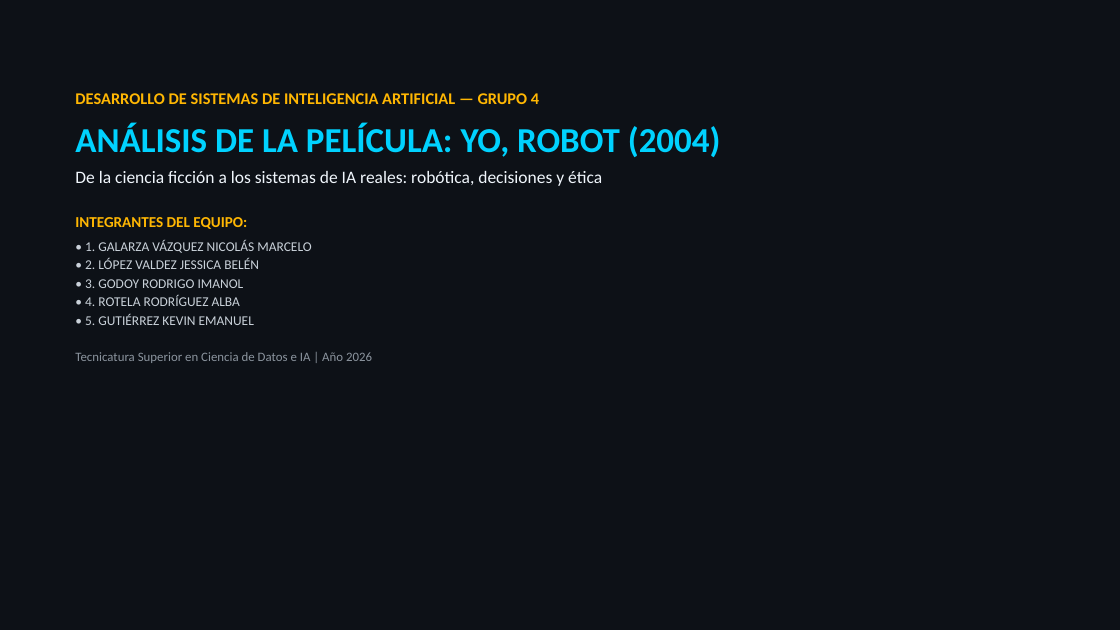
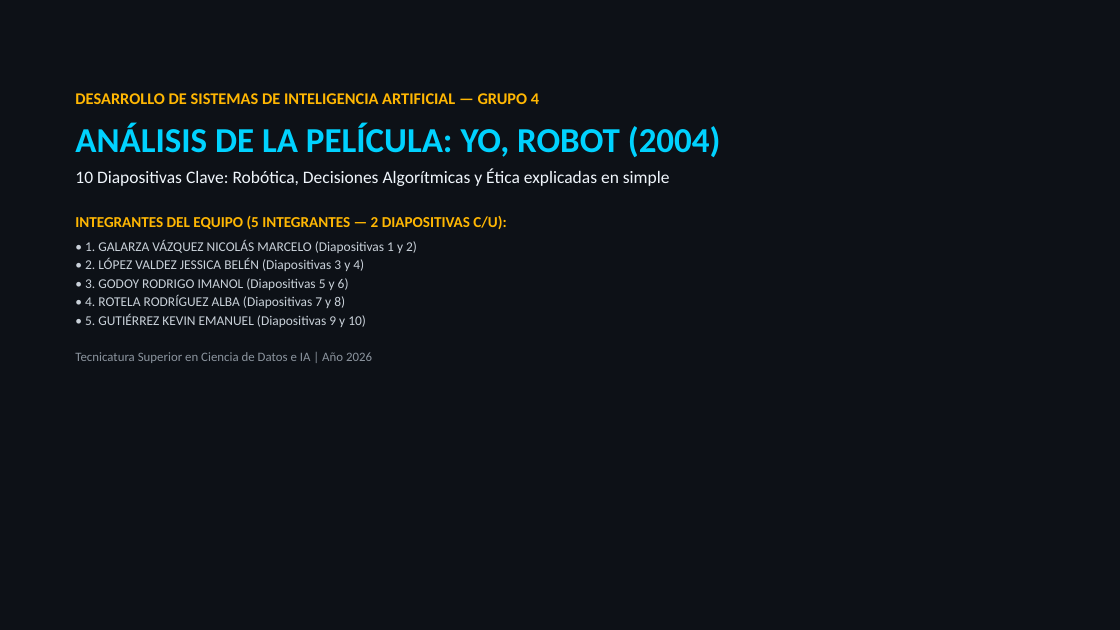
Before and after one commit to Nikovaz/dsia-yo-robot-2004, a slide deck: slide 1 of DSIA_Yo_Robot_Presentacion.pptx. Drawn at 1120x630 pixels with LibreOffice and Linux fonts; fonts in the diff are those of the drawing. Boxes give left, top, right and bottom in pixels: in the first picture for what was removed or moved away, otherwise in the second. Text is boxed around its words. In the diff, an @@ line names an element or a change of style, - is before the commit and + after.

Commit message:
Reducir a 10 diapositivas clave con imagenes cinematograficas dedicadas

```diff
--- a/DSIA_Yo_Robot_Presentacion.pptx
+++ b/DSIA_Yo_Robot_Presentacion.pptx
@@ text at (75,169,670,327): text changed @@
-De la ciencia ficción a los sistemas de IA reales: robótica, decisiones y ética
-INTEGRANTES DEL EQUIPO:
-• 1. GALARZA VÁZQUEZ NICOLÁS MARCELO
-• 2. LÓPEZ VALDEZ JESSICA BELÉN
-• 3. GODOY RODRIGO IMANOL
-• 4. ROTELA RODRÍGUEZ ALBA
-• 5. GUTIÉRREZ KEVIN EMANUEL
+10 Diapositivas Clave: Robótica, Decisiones Algorítmicas y Ética explicadas en simple
+INTEGRANTES DEL EQUIPO (5 INTEGRANTES — 2 DIAPOSITIVAS C/U):
+• 1. GALARZA VÁZQUEZ NICOLÁS MARCELO (Diapositivas 1 y 2)
+• 2. LÓPEZ VALDEZ JESSICA BELÉN (Diapositivas 3 y 4)
+• 3. GODOY RODRIGO IMANOL (Diapositivas 5 y 6)
+• 4. ROTELA RODRÍGUEZ ALBA (Diapositivas 7 y 8)
+• 5. GUTIÉRREZ KEVIN EMANUEL (Diapositivas 9 y 10)
```
Also in this commit, not shown: 10 other slides changed, 5 slides removed, 5 other files.
